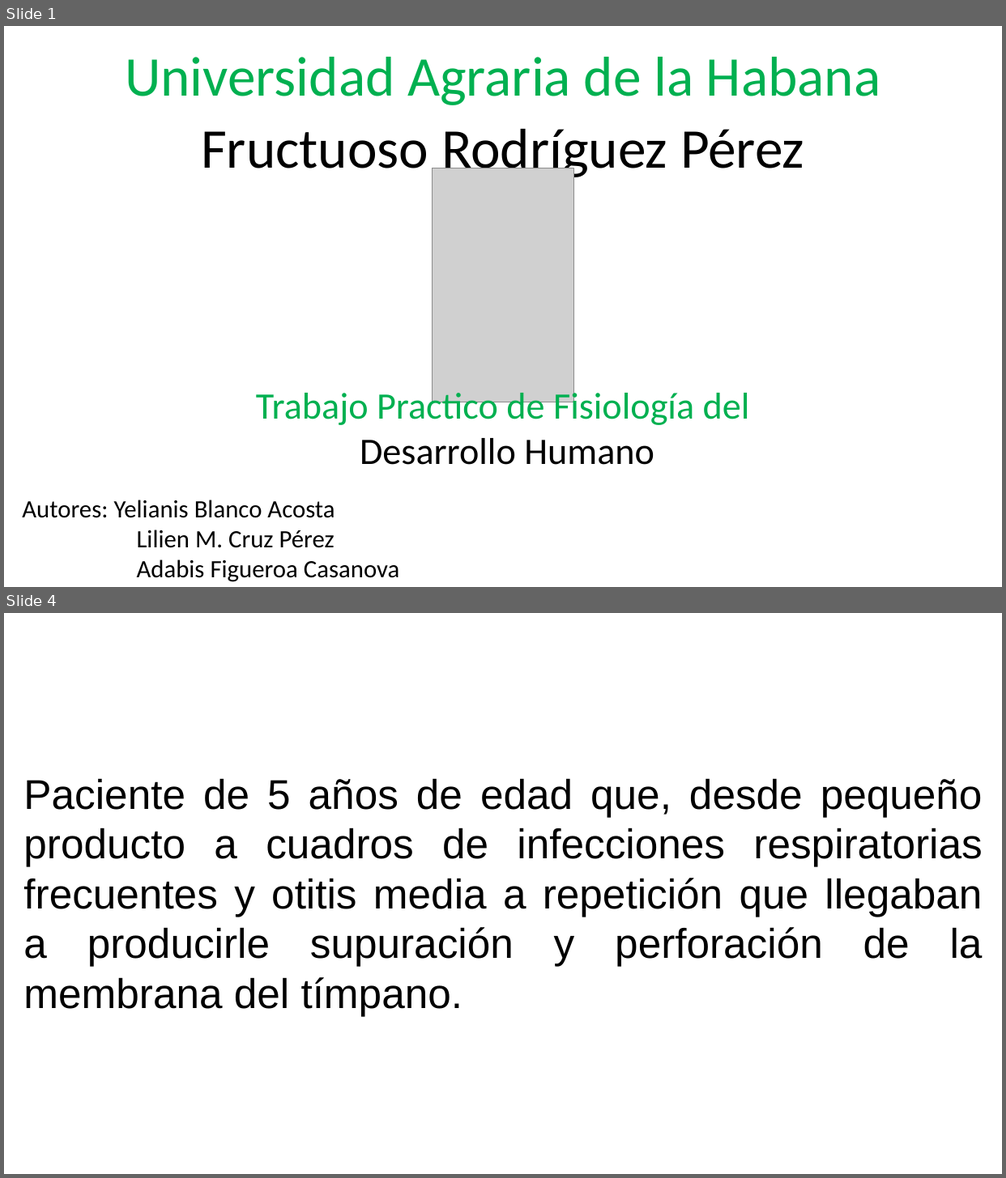
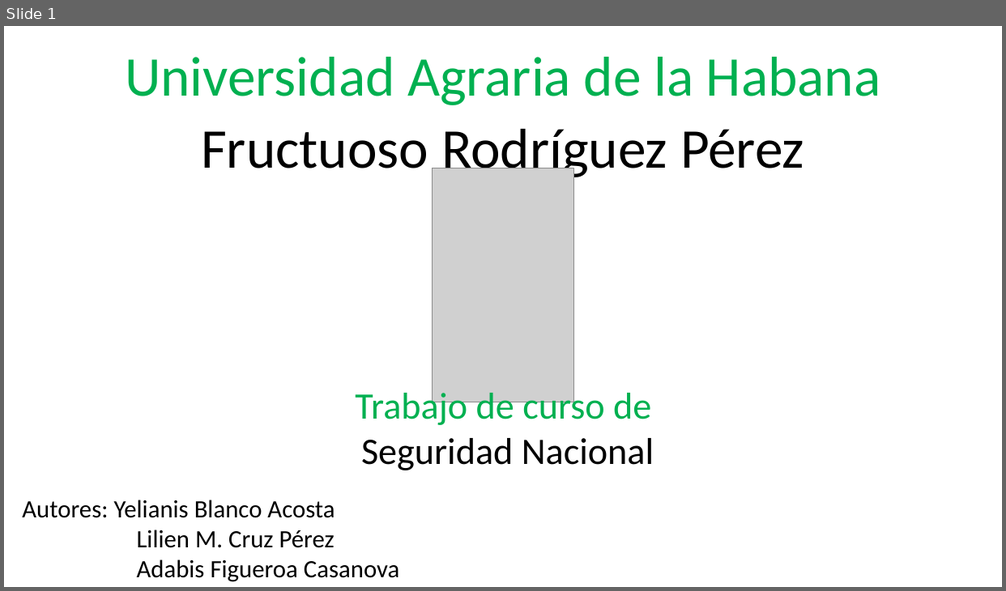
Before and after one commit to yeli120498/yeli120498, a slide deck: Ier Semestre/Seguridad Nacional/Presentacion de seguridad nacionañ.pptx. Shown one above the other, each under a label of ours: slides 1 and 4 before the commit, slide 1 after it; the slides between them are not shown. The pictures are 1006x1178 and 1006x591 pixels, drawn with LibreOffice and Linux fonts; fonts in the diff are those of the drawing; grey boxes stand for pictures. Boxes give left, top, right and bottom in pixels: in the first picture for what was removed or moved away, otherwise in the second. Text is boxed around its words. In the diff, an @@ line names an element or a change of style, - is before the commit and + after.

Commit message:
Presentacion y distribucion de la presentacion del trabajo de seguridad nacional

```diff
--- a/Ier Semestre/Seguridad Nacional/Presentacion de seguridad nacionañ.pptx
+++ b/Ier Semestre/Seguridad Nacional/Presentacion de seguridad nacionañ.pptx
@@ slide 4 removed at (4, 613, 1002, 1174), background #FFFFFF @@
@@ text removed at (23, 778, 982, 1016) @@
-Paciente de 5 años de edad que, desde pequeño producto a cuadros de infecciones respiratorias frecuentes y otitis media a repetición que llegaban a producirle supuración y perforación de la membrana del tímpano.
@@ slide 1 changed as well @@
@@ text at (355, 388, 654, 471): text changed; text colour #00B050 to #000000 @@
-Trabajo Practico de Fisiología del
-Desarrollo Humano
+Trabajo de curso de
+Seguridad Nacional
```
Also in this commit, not shown: 1 other slide changed, 7 slides added, 11 other slides removed, 1 other file.
